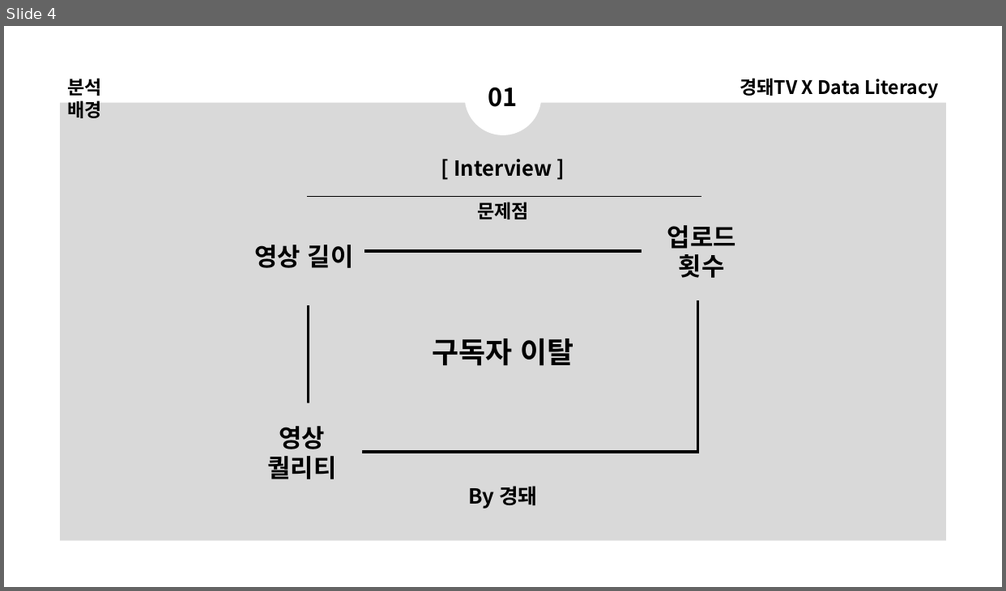
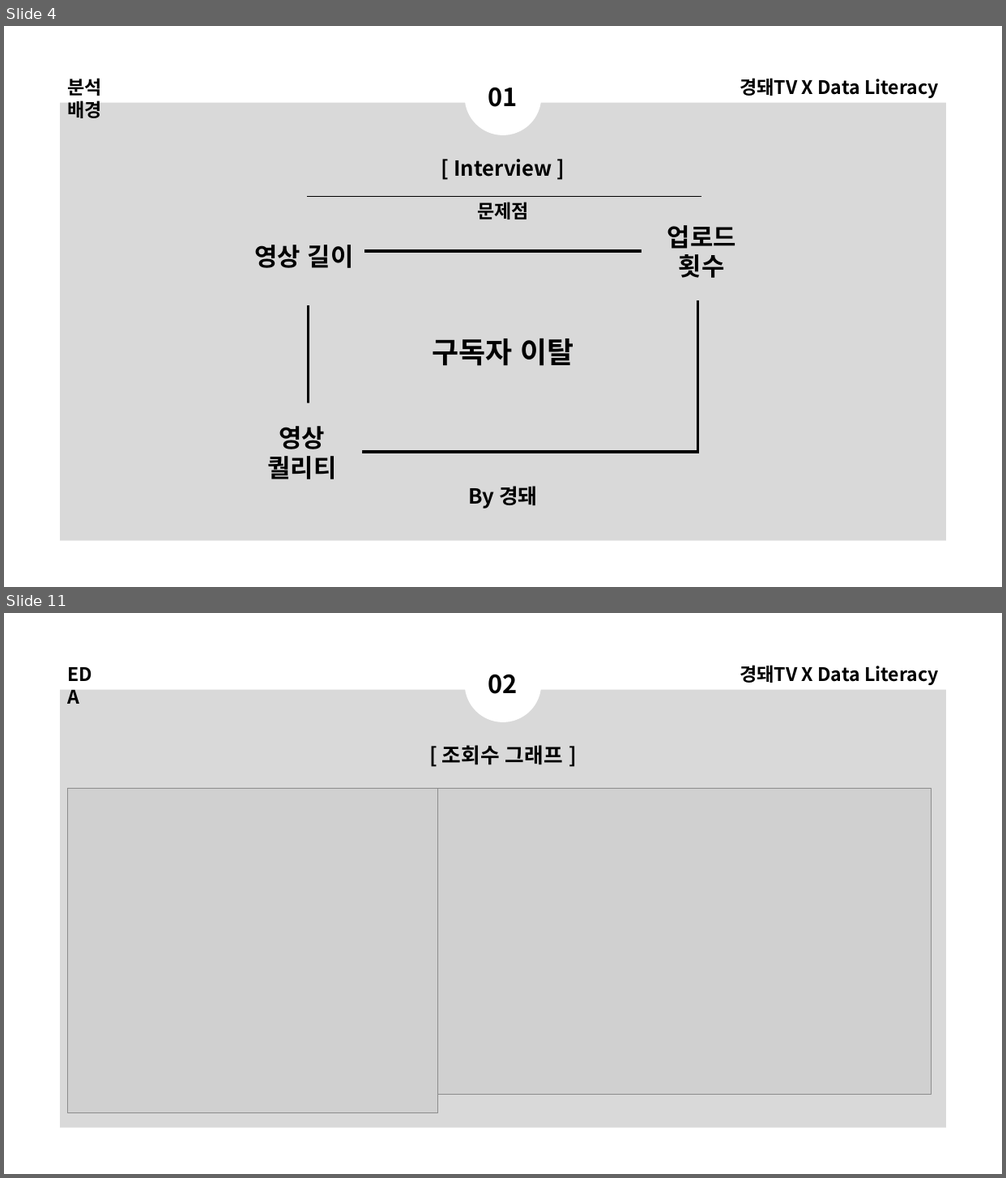
Before and after one commit to DominKim/Data_literacy, a slide deck: 2.프로젝트/1.경돼/5.분석결과/경돼x데이터리터러시.pptx. Shown one above the other, each under a label of ours: slide 4 before the commit, slides 4 and 11 after it; the slides between them are not shown. The pictures are 1006x591 and 1006x1178 pixels, drawn with LibreOffice and Linux fonts; fonts in the diff are those of the drawing; grey boxes stand for pictures. Boxes give left, top, right and bottom in pixels: in the first picture for what was removed or moved away, otherwise in the second. Text is boxed around its words. In the diff, an @@ line names an element or a change of style, - is before the commit and + after.

```diff
--- a/2.프로젝트/1.경돼/5.분석결과/경돼x데이터리터러시.pptx
+++ b/2.프로젝트/1.경돼/5.분석결과/경돼x데이터리터러시.pptx
@@ slide 11 added at <box>4,613,1002,1174</box>, background #FFFFFF; not listed: 1 template element that a slide beside it also shows @@
@@ text added at <box>60,659,104,689</box>, 18 pt, text #000000, bold @@
+EDA
@@ ellipse added at <box>464,646,541,722</box>, fill #FFFFFF @@
@@ text added at <box>488,674,518,694</box>, 24 pt, text #000000, bold @@
+02
@@ text added at <box>739,665,939,685</box>, 18 pt, text #000000, bold @@
+경돼TV X Data Literacy
@@ text added at <box>442,745,563,765</box>, 20 pt, text #000000, bold @@
+[ 조회수 그래프 ]
@@ picture added at <box>68,789,437,1113</box> @@
@@ picture added at <box>437,789,931,1095</box> @@
```
Also in this commit, not shown: 2 slides changed, 13 other slides added, 2 slides removed, 9 other files.
